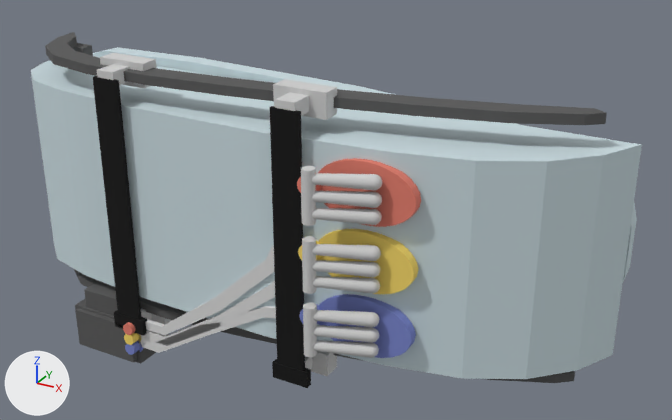
The OBJ model CAD/web-model/framecue-assembly.obj as it was, and as the next commit left it.
Camera for both pictures: a 50 mm lens placed at (32.5, -33.2, 15.3), pointed at (15.6, -2.4, -0.1). Arrows for +X, +Y and +Z are at lower left; the lights stay in place. The picture after the commit comes second. Where no turn or scale is listed for an object, it has been applied to the vertices. Vertices at exactly the same position are counted once.

Objects in the first picture: 'framecue-assembly'.
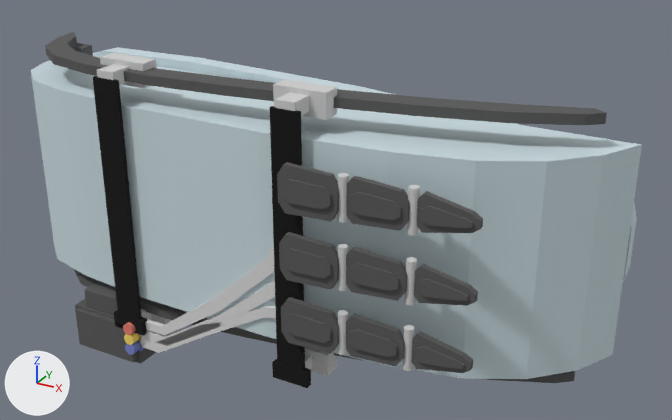
The change, as a list of edits to the scene's bpy script:
```text
Change me_framecue_assembly:
    used by ob_framecue_assembly; location = (0.0, 0.0, 0.0)
    remove me_framecue_assembly.from_pydata(...)  # 3199 vertices, 6216 faces; spans x 0.4..27.0, y -7.7..0.0, z -7.6..5.9
    add me_framecue_assembly.from_pydata(...)  # 1489 vertices, 2772 faces; spans x 0.4..27.0, y -7.4..0.0, z -7.6..5.9
    me_framecue_assembly part 1: the loose piece of 72 vertices spanning x 17.0..17.5, y -7.7..-7.2, z -3.7..-1.7 is scaled about its middle by (0.76, 0.76, 0.825), then moved by (3.7, 0.6, 0.0)
    me_framecue_assembly part 2: the loose piece of 72 vertices spanning x 17.0..17.5, y -7.7..-7.2, z -1.0..1.0 is scaled about its middle by (0.76, 0.76, 0.825), then moved by (3.7, 0.6, 0.0)
    me_framecue_assembly part 3: the loose piece of 72 vertices spanning x 17.0..17.5, y -7.7..-7.2, z 1.7..3.7 is scaled about its middle by (0.76, 0.76, 0.825), then moved by (3.7, 0.6, 0.0)
    me_framecue_assembly part 4: 6 loose pieces with 288 vertices, spanning x 16.3..20.8, y -6.7..-5.9, z -3.9..3.9, are deleted
    me_framecue_assembly part 5: 18 vertices moved from x 18.2..19.3, y -7.2..-6.6, z -3.5..3.6 to x 18.0..18.3, y -7.2..-7.0, z -3.5..3.6; 1899 vertices removed from x 17.1..19.6, y -7.6..-6.3, z -3.6..3.6; 477 vertices added at x 15.9..23.3, y -7.4..-6.6, z -3.6..3.6
    remove me_framecue_assembly.materials.append(mat_flux_left_cue_blue)  # blue #7884ca
    remove me_framecue_assembly.materials.append(mat_flux_center_cue_amber)  # yellow #f5d767
    remove me_framecue_assembly.materials.append(mat_flux_right_cue_red)  # red #e37e6d
```

Where the change shows, as pixel boxes [x1, y1, x2, y2] in the pictures (672 x 420 px; the box of a moved part takes in the faces that stretch with it):
part 1 of me_framecue_assembly, moved or reshaped
    before: [303, 303, 317, 357]
    after: [402, 325, 414, 371]
part 2 of me_framecue_assembly, moved or reshaped
    before: [302, 236, 317, 294]
    after: [405, 257, 417, 306]
part 3 of me_framecue_assembly, moved or reshaped
    before: [301, 166, 316, 226]
    after: [407, 185, 420, 236]
part 4 of me_framecue_assembly, deleted
    before: [297, 158, 421, 358]
part 5 of me_framecue_assembly, built on
    before: [312, 173, 382, 358]
    after: [277, 162, 483, 373]
